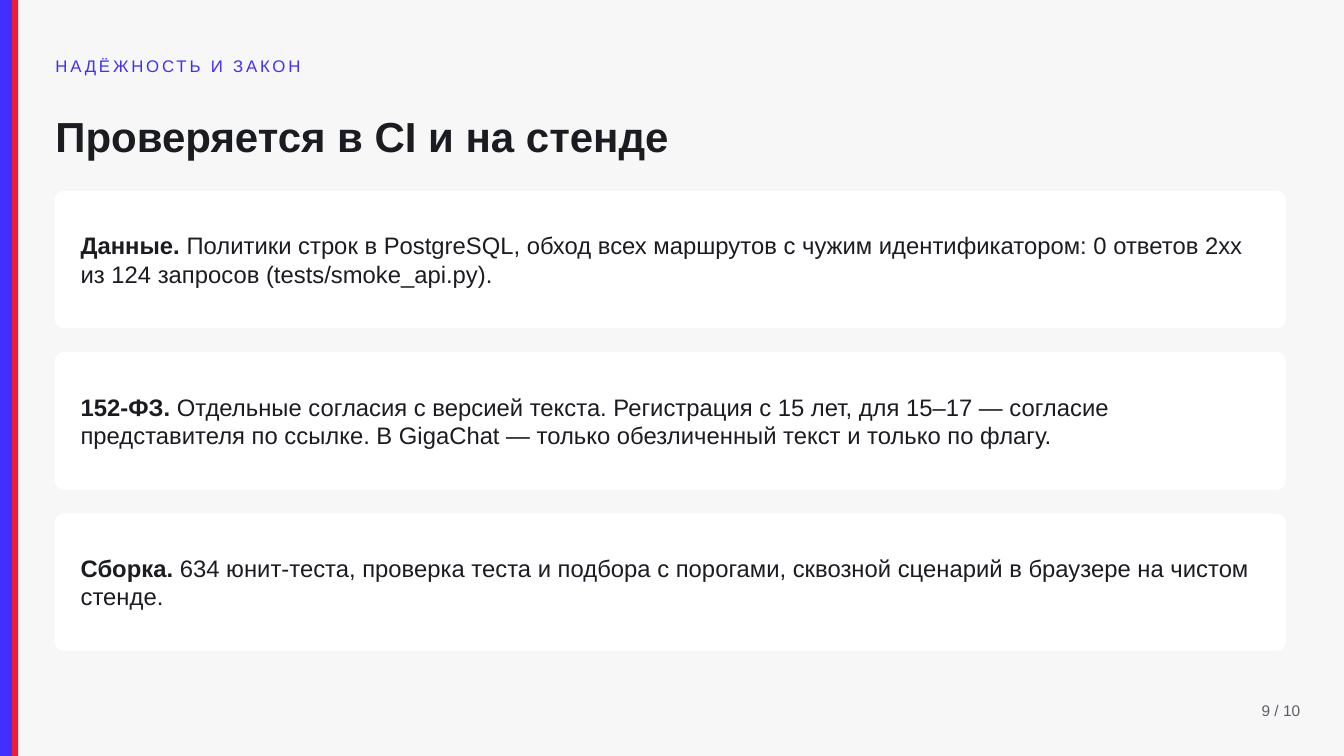
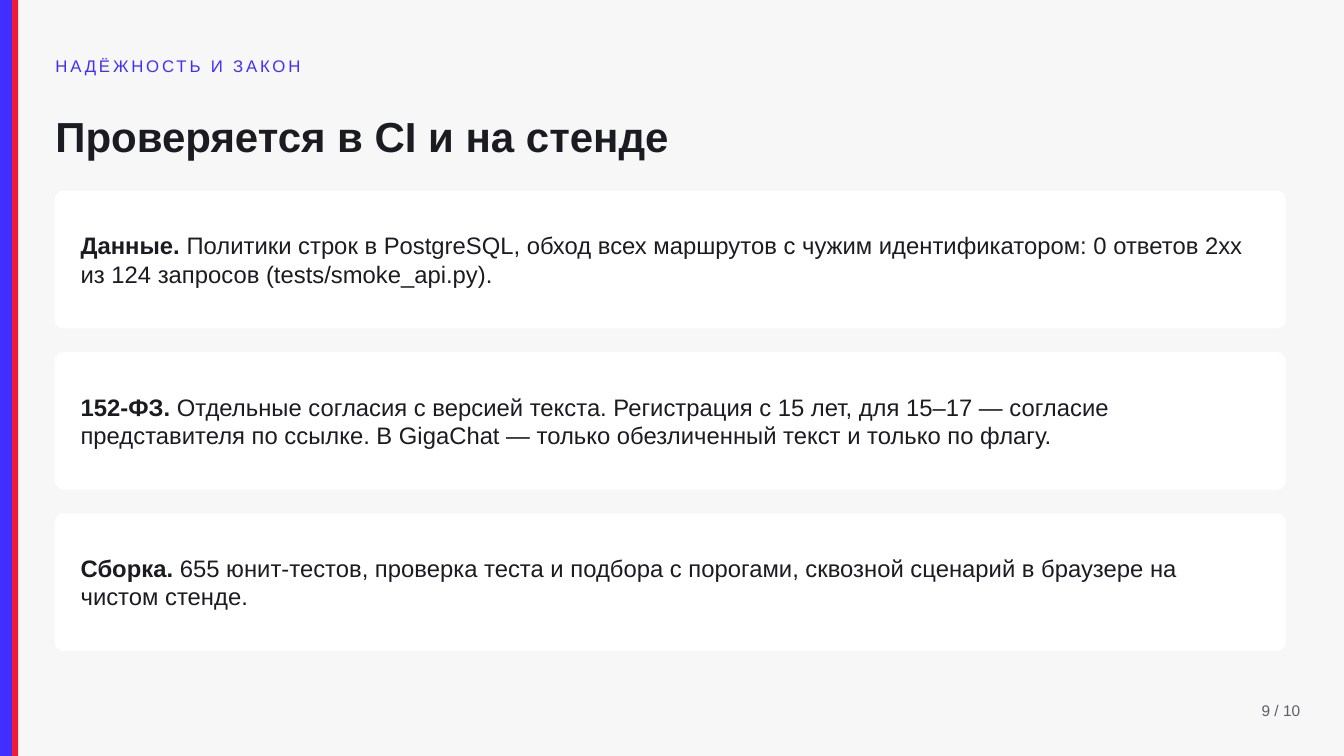
Before and after one commit to KonkovDV/fsp-talent, a slide deck: slide 9 of docs/pitch.pptx. Drawn at 1344x756 pixels with LibreOffice and Linux fonts; fonts in the diff are those of the drawing. Boxes give left, top, right and bottom in pixels: in the first picture for what was removed or moved away, otherwise in the second. Text is boxed around its words. In the diff, an @@ line names an element or a change of style, - is before the commit and + after.

Commit message:
Дать жюри что проверить руками, не меняя боевой порядок подбора.
Демо-вход, статус поиска, пустой лист из 200 пар и проверка оси ФСП на двух тысячах человек. Ярусы соответствия выключены: перебор ширин не прошёл порог.

```diff
--- a/docs/pitch.pptx
+++ b/docs/pitch.pptx
@@ text at [81,559,1176,610]: text changed @@
-Сборка. 634 юнит-теста, проверка теста и подбора с порогами, сквозной сценарий в браузере на чистом стенде.
+Сборка. 655 юнит-тестов, проверка теста и подбора с порогами, сквозной сценарий в браузере на чистом стенде.
```
Also in this commit, not shown: 1 other slide changed, 33 other files.
